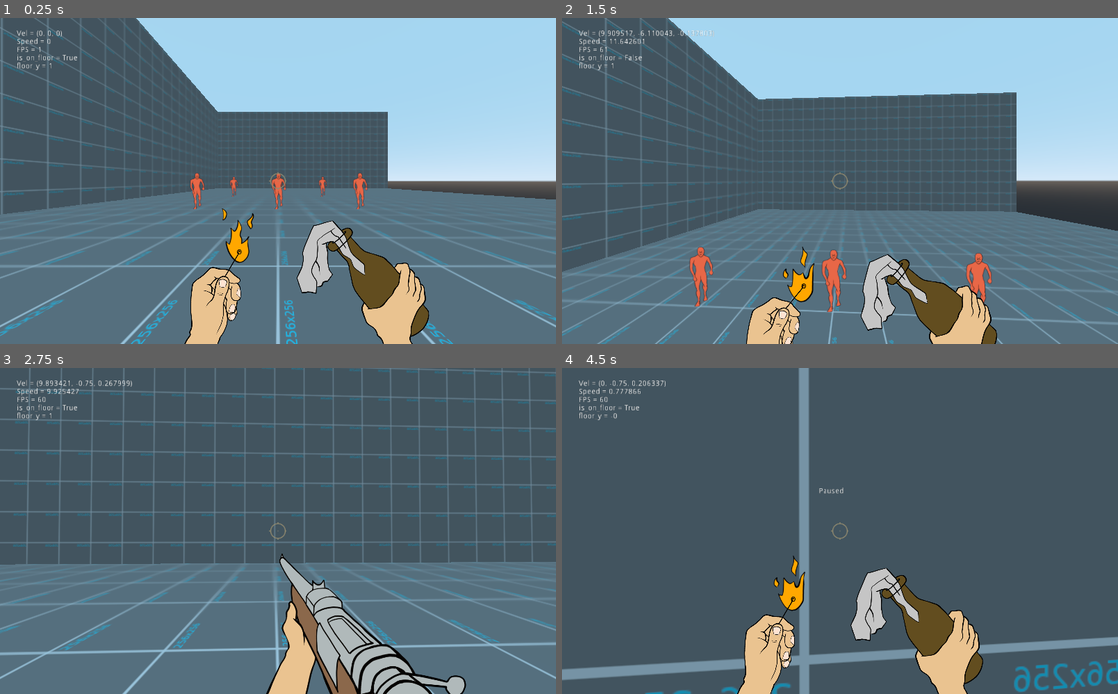
Above: before the commit, frames 1-4 (two rows, left to right).
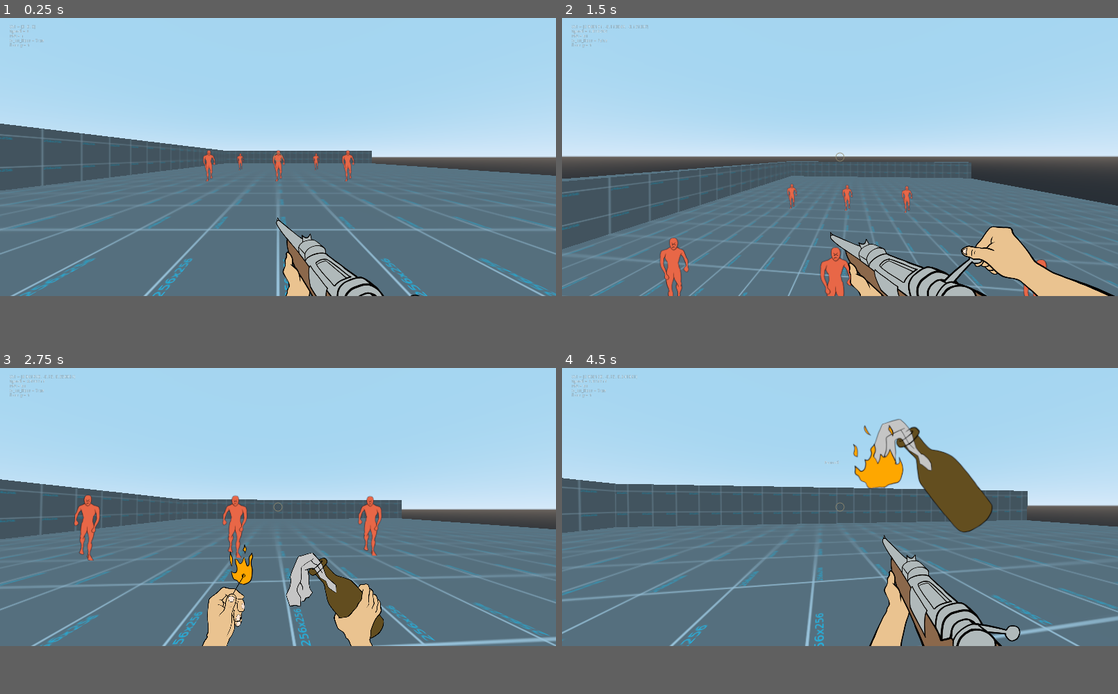
Above: after the commit, the same moments.

Repository: charliedavenport/FPS_Project
Game: Godot game, scene res://Level/Level.tscn
Same seed, same stepped clock (60 frames per second), same inputs: the game is played once before the commit and once after it.
Inputs (mouse positions are in pixels of both pictures, inside the frame that each line leads up to):
- Up to frame 1 (0.25 s): no input
- Up to frame 2 (1.5 s): move the mouse to (867, 181) at 0.52 s; press the mouse at (867, 181) at 0.53 s; hold W (forward) from 0.53 s (still down); tap Space (jump) at 0.77 s; tap 1 (weapon_1) at 0.8, 1.35 s; move the mouse to (812, 181) at 1.27 s; release the mouse at (812, 181) at 1.28 s
- Up to frame 3 (2.75 s): keep holding W (forward); tap Space (jump) at 1.52 s; tap 2 (weapon_2) at 1.55 s; move the mouse to (289, 524) at 2.02 s; hold 2 (weapon_2) from 2.03 s (still down); tap 3 (weapon_3) at 2.3 s
- Up to frame 4 (4.5 s): move the mouse to (834, 537) at 2.77 s; release 2 (weapon_2) at 2.78 s; tap 3 (weapon_3) at 2.85 s; tap Space (jump) at 3.02, 3.77 s; click (834, 537) at 3.05 s; move the mouse to (878, 534) at 3.52 s; press the mouse at (878, 534) at 3.53 s; tap 1 (weapon_1) at 3.8, 4.35 s; tap Escape (pause) at 4.15 s; move the mouse to (673, 482) at 4.27 s; release W (forward) at 4.28 s; release the mouse at (673, 482) at 4.28 s; hold A (left) from 4.28 s (still down)
In our replay, the window is 800x469 before the commit and 800x400 after it. These sizes can differ from the game's own. Grey fills any space a smaller window leaves; there, only what the larger window draws over its background counts as a difference.

The runs differ from the first frame. In frame 1, 36% of the frame differs, in the area x 0-100%, y 0-100%; in frame 2, 46%; in frame 3, 66%; in frame 4, 82%.

Commit message:
Bolt Rifle shoots a raycast

Diff:
--- a/Enemy/Enemy.gd
+++ b/Enemy/Enemy.gd
@@ -1,4 +1,5 @@
 extends KinematicBody
+class_name Enemy
 
 export var MAX_HEALTH: float = 100.0
 export var fire_dmg: float = 5.0
--- a/Enemy/Enemy.tscn
+++ b/Enemy/Enemy.tscn
@@ -1,7 +1,7 @@
 [gd_scene load_steps=14 format=2]
 
 [ext_resource path="res://Enemy/Enemy.gd" type="Script" id=1]
-[ext_resource path="res://Assets/Sprites/fire_spritesheet_color.png" type="Texture" id=2]
+[ext_resource path="res://Assets/Sprites/fire_spritesheet_color_enemy.png" type="Texture" id=2]
 [ext_resource path="res://Assets/Enemy.tres" type="Material" id=3]
 [ext_resource path="res://Assets/Sprites/enemy_spritesheet.png" type="Texture" id=5]
 
--- a/Level/Level.tscn
+++ b/Level/Level.tscn
@@ -51,15 +51,15 @@
 material = ExtResource( 3 )
 
 [node name="CSGBox4" type="CSGBox" parent="CSGCombiner"]
-transform = Transform( -5.71644e-08, 6.87044, 0, -1.30777, -3.00316e-07, 0, 0, 0, 1.67741, 23.5224, 5.67798, 0 )
-width = 8.22033
+transform = Transform( -5.71644e-08, 6.87044, 0, -1.30777, -3.00316e-07, 0, 0, 0, 1.67741, 23.5224, 1.32069, 0 )
+width = 1.56568
 height = 0.153087
 depth = 14.8809
 material = ExtResource( 3 )
 
 [node name="CSGBox5" type="CSGBox" parent="CSGCombiner"]
-transform = Transform( 2.49874e-15, -3.00316e-07, -1.67741, -1.30777, -3.00316e-07, 0, -5.71644e-08, 6.87044, -7.33219e-08, 7.90704, 5.67798, -12 )
-width = 8.22033
+transform = Transform( 2.49874e-15, -3.00316e-07, -1.67741, -1.30777, -3.00316e-07, 0, -5.71644e-08, 6.87044, -7.33219e-08, 7.90704, 1.32069, -12 )
+width = 1.56774
 height = 0.153087
 depth = 19.0448
 material = ExtResource( 3 )
@@ -95,12 +95,18 @@
 
 [node name="CSGPolygon2" type="CSGPolygon" parent="CSGCombiner"]
 transform = Transform( -4.73601e-07, 0, -31.3912, 0, 1.5611, 0, 5.0156, 0, -6.35196e-07, -7.43914, -2.34627, 12.3962 )
-polygon = PoolVector2Array( 0.0250034, -0.936854, 0.0144687, 1.66061, 2.05165, -0.96831 )
+polygon = PoolVector2Array( 0.0250034, -0.936854, 0.0123339, 1.68437, 2.05165, -0.96831 )
 material = ExtResource( 3 )
 
 [node name="Player" parent="." instance=ExtResource( 1 )]
 transform = Transform( -4.37114e-08, 0, 1, 0, 1, 0, -1, 0, -4.37114e-08, 0, 0.399921, -3 )
 look_sens = 0.001
+
+[node name="PlayerHands" parent="Player/PlayerHUD" index="0"]
+margin_left = 960.0
+margin_top = 1080.0
+margin_right = 960.0
+margin_bottom = 1080.0
 
 [node name="Enemy2" parent="." instance=ExtResource( 4 )]
 transform = Transform( 0.5, 0, 0, 0, 0.5, 0, 0, 0, 0.5, 6, 0.304732, 0 )
--- a/Molotov/MolotovProjectile.gd
+++ b/Molotov/MolotovProjectile.gd
@@ -1,4 +1,5 @@
 extends KinematicBody
+class_name MolotovProjectile
 
 const GRAVITY : float = 10.0
 const MIN_SPEED: float = 8.0
@@ -36,7 +37,7 @@
 	$AnimationPlayer.play("explosion") # -> on_explosion_end()
 	var bodies = $FireArea.get_overlapping_bodies()
 	for bod in bodies:
-		if bod.get_collision_layer() == 8: # Enemy = Layer 3 -> 2^3 = 8  I FUCKING HATE BITMASKS
+		if bod is Enemy:
 			#bod.damage(dmg)
 			bod.fire_damage()
 
--- a/Molotov/MolotovWeapon.gd
+++ b/Molotov/MolotovWeapon.gd
@@ -5,9 +5,7 @@
 onready var anim = get_node("MolotovAnim")
 onready var playerHUD = get_node("../..")
 
-
 var molotov_charge: float
-
 var explosion_secret: bool
 
 func enable() -> void:
@@ -18,16 +16,10 @@
 	explosion_secret = false
 
 func _process(delta):
-	process_hand_anim()
-
-func process_hand_anim() -> void:
 	if anim.current_animation == "molotov_idle" and Input.is_action_just_pressed("fire"):
 		anim.stop()
 		anim.play("light_molotov") # -> on_light_molotov_end()
 
-# ********************************************************************
-# FIRE MOLOTOV
-# ********************************************************************
 func molotov_fire() -> void:
 	anim.stop()
 	anim.play("throw_molotov_hold")
@@ -51,9 +43,6 @@
 			playerHUD.molotovChargeBar.value = molotov_charge
 			yield(get_tree(), "idle_frame")
 
-# ********************************************************************
-# ANIMATION PLAYER
-# ********************************************************************
 func on_light_molotov_end() -> void:
 	anim.stop()
 	if Input.is_action_pressed("fire"):
--- a/Player/BoltRifleWeapon.gd
+++ b/Player/BoltRifleWeapon.gd
@@ -3,13 +3,20 @@
 
 onready var anim = get_node("BoltRifleAnim")
 
+const dmg = 75
+
+signal BoltRifleShoot(dmg)
+
 func enable() -> void:
+	if not anim:
+		anim = get_node("BoltRifleAnim")
 	anim.play("equip")
 
 func _process(delta):
 	if anim.current_animation == "Idle" and Input.is_action_just_pressed("fire"):
 		anim.stop()
 		anim.play("shoot")
+		emit_signal("BoltRifleShoot", dmg)
 
 func on_shoot_finished() -> void:
 	anim.play("bolt")
--- a/Player/PauseManager.gd
+++ b/Player/PauseManager.gd
@@ -6,6 +6,8 @@
 	pausedText.visible = false
 
 func _process(delta):
+	if Input.is_action_just_pressed("quit"):
+		get_tree().quit()
 	if Input.is_action_just_pressed("pause"):
 		if get_tree().paused:
 			#print("unpausing")
--- a/Player/Player.gd
+++ b/Player/Player.gd
@@ -1,7 +1,7 @@
 extends KinematicBody
 class_name Player
 
-export var move_speed: float = 10.0
+const move_speed: float = 5.0
 export var look_sens: float = .01
 export var accel: float = 5.0
 export var deaccel: float = 10.0
@@ -26,9 +26,11 @@
 var vertical_rot: float
 
 onready var cam = get_node("Camera")
+onready var cam_ray = get_node("Camera/RayCast")
 onready var jump_timer = get_node("JumpTimer")
 onready var molotov_scene = preload("res://Molotov/MolotovProjectile.tscn")
 onready var molotov_spawn = get_node("Camera/MolotovSpawn")
+onready var weapon_manager = get_node("WeaponManager")
 
 func _ready():
 	vel = Vector3.ZERO
@@ -36,6 +38,7 @@
 	Input.set_mouse_mode(Input.MOUSE_MODE_CAPTURED)
 	is_jump_cooldown = false
 	jump_timer.connect("timeout", self, "on_jump_cooldown")
+	weapon_manager.get_weapon_by_name("Bolt Rifle").root_node.connect("BoltRifleShoot", self, "shoot_ray")
 	is_returning_weapon_center = false
 	min_floor_y = sin((PI/2) - deg2rad(max_floor_angle)) # i <3 trig
 	vertical_rot = self.transform.basis.get_euler().x
@@ -129,3 +132,13 @@
 	var molotov_inst = molotov_scene.instance()
 	get_tree().root.add_child(molotov_inst)
 	molotov_inst.start(molotov_spawn.global_transform, speed, player_forward_vel)
+
+func shoot_ray(dmg: float) -> void:
+	cam_ray.force_raycast_update()
+	if not cam_ray.is_colliding():
+		return
+	var col = cam_ray.get_collider()
+	if col is Enemy:
+		col.damage(dmg)
+	elif col is MolotovProjectile:
+		col.explode()
--- a/Player/Player.tscn
+++ b/Player/Player.tscn
@@ -26,6 +26,9 @@
 
 [sub_resource type="CapsuleMesh" id=2]
 
+[sub_resource type="Animation" id=15]
+length = 0.001
+
 [sub_resource type="Animation" id=8]
 tracks/0/type = "value"
 tracks/0/path = NodePath("PlayerHUD/PlayerHands:rect_position")
@@ -37,7 +40,7 @@
 "times": PoolRealArray( 0 ),
 "transitions": PoolRealArray( 1 ),
 "update": 0,
-"values": [ Vector2( 512, 600 ) ]
+"values": [ Vector2( 900, 900 ) ]
 }
 
 [sub_resource type="Animation" id=9]
@@ -50,15 +53,16 @@
 tracks/0/imported = false
 tracks/0/enabled = true
 tracks/0/keys = {
-"times": PoolRealArray( 0, 0.2, 0.4, 0.401, 0.6 ),
-"transitions": PoolRealArray( 1, 1, 1, 1, 1 ),
-"update": 0,
-"values": [ Vector2( 512, 600 ), Vector2( 470, 575.459 ), Vector2( 512, 600 ), Vector2( 512, 600 ), Vector2( 554, 575.459 ) ]
+"times": PoolRealArray( 0, 0.2, 0.4, 0.6 ),
+"transitions": PoolRealArray( 1, 1, 1, 1 ),
+"update": 0,
+"values": [ Vector2( 900, 900 ), Vector2( 850, 870 ), Vector2( 900, 900 ), Vector2( 950, 870 ) ]
 }
 
 [sub_resource type="Animation" id=10]
 resource_name = "Idle"
 loop = true
+step = 1.0
 tracks/0/type = "value"
 tracks/0/path = NodePath("GunHand/MuzzleFlashSprite:visible")
 tracks/0/interp = 1
@@ -81,7 +85,7 @@
 "times": PoolRealArray( 0 ),
 "transitions": PoolRealArray( 1 ),
 "update": 0,
-"values": [ Vector2( 175.531, -104.336 ) ]
+"values": [ Vector2( 253.242, -152.872 ) ]
 }
 tracks/2/type = "value"
 tracks/2/path = NodePath("GunHand/BoltSprite:position")
@@ -305,7 +309,6 @@
 
 [sub_resource type="Animation" id=13]
 resource_name = "bolt"
-length = 0.8125
 step = 0.0625
 tracks/0/type = "value"
 tracks/0/path = NodePath("GunHand:rect_position")
@@ -314,10 +317,10 @@
 tracks/0/imported = false
 tracks/0/enabled = true
 tracks/0/keys = {
-"times": PoolRealArray( 0, 0.1875, 0.625, 0.8125 ),
+"times": PoolRealArray( 0, 0.1875, 0.8125, 1 ),
 "transitions": PoolRealArray( 1, 1, 1, 1 ),
 "update": 0,
-"values": [ Vector2( 175.531, -104.336 ), Vector2( 158.346, -57.6918 ), Vector2( 158.346, -57.6918 ), Vector2( 175.531, -104.336 ) ]
+"values": [ Vector2( 253.242, -152.872 ), Vector2( 158.346, -57.6918 ), Vector2( 158.346, -57.6918 ), Vector2( 253.242, -152.872 ) ]
 }
 tracks/1/type = "value"
 tracks/1/path = NodePath("GunHand:rect_rotation")
@@ -326,7 +329,7 @@
 tracks/1/imported = false
 tracks/1/enabled = true
 tracks/1/keys = {
-"times": PoolRealArray( 0, 0.1875, 0.625, 0.8125 ),
+"times": PoolRealArray( 0, 0.1875, 0.8125, 1 ),
 "transitions": PoolRealArray( 1, 1, 1, 1 ),
 "update": 0,
 "values": [ 0.0, -21.4656, -21.4656, 0.0 ]
@@ -338,10 +341,10 @@
 tracks/2/imported = false
 tracks/2/enabled = true
 tracks/2/keys = {
-"times": PoolRealArray( 0, 0.1875, 0.3125, 0.375, 0.5, 0.625, 0.8125 ),
-"transitions": PoolRealArray( 1, 1, 1, 1, 1, 1, 1 ),
-"update": 0,
-"values": [ Vector2( 784.249, 251.706 ), Vector2( 682.482, 46.6444 ), Vector2( 665.01, -49.9111 ), Vector2( 710.801, -20.6834 ), Vector2( 665.01, -49.9111 ), Vector2( 682.482, 46.6444 ), Vector2( 784.249, 251.706 ) ]
+"times": PoolRealArray( 0, 0.1875, 0.3125, 0.375, 0.4375, 0.5625, 0.75, 0.8125, 1 ),
+"transitions": PoolRealArray( 1, 1, 1, 1, 1, 1, 1, 1, 1 ),
+"update": 0,
+"values": [ Vector2( 998.586, 302.367 ), Vector2( 682.482, 46.6444 ), Vector2( 665.01, -49.9111 ), Vector2( 665.01, -49.9111 ), Vector2( 710.801, -20.6834 ), Vector2( 710.801, -20.6834 ), Vector2( 665.01, -49.9111 ), Vector2( 682.482, 46.6444 ), Vector2( 998.586, 302.367 ) ]
 }
 tracks/3/type = "value"
 tracks/3/path = NodePath("RightHand:rect_rotation")
@@ -350,10 +353,10 @@
 tracks/3/imported = false
 tracks/3/enabled = true
 tracks/3/keys = {
-"times": PoolRealArray( 0, 0.1875, 0.3125, 0.5, 0.625, 0.8125 ),
-"transitions": PoolRealArray( 1, 1, 1, 1, 1, 1 ),
-"update": 0,
-"values": [ 0.0, -16.5965, -24.1298, -24.1298, -16.5965, 0.0 ]
+"times": PoolRealArray( 0, 0.1875, 0.3125, 0.375, 0.75, 0.8125, 1 ),
+"transitions": PoolRealArray( 1, 1, 1, 1, 1, 1, 1 ),
+"update": 0,
+"values": [ 0.0, -16.5965, -24.1298, -24.1298, -24.1298, -16.5965, 0.0 ]
 }
 tracks/4/type = "value"
 tracks/4/path = NodePath("GunHand/BoltSprite:position")
@@ -362,10 +365,10 @@
 tracks/4/imported = false
 tracks/4/enabled = true
 tracks/4/keys = {
-"times": PoolRealArray( 0, 0.1875, 0.3125, 0.375, 0.5, 0.625, 0.8125 ),
-"transitions": PoolRealArray( 1, 1, 1, 1, 1, 1, 1 ),
-"update": 0,
-"values": [ Vector2( 241.908, 108.877 ), Vector2( 241.908, 108.877 ), Vector2( 239.752, 61.588 ), Vector2( 271.671, 105.545 ), Vector2( 239.752, 61.588 ), Vector2( 241.908, 108.877 ), Vector2( 241.908, 108.877 ) ]
+"times": PoolRealArray( 0, 0.1875, 0.3125, 0.375, 0.4375, 0.5625, 0.75, 0.8125, 1 ),
+"transitions": PoolRealArray( 1, 1, 1, 1, 1, 1, 1, 1, 1 ),
+"update": 0,
+"values": [ Vector2( 241.908, 108.877 ), Vector2( 241.908, 108.877 ), Vector2( 239.752, 61.588 ), Vector2( 239.752, 61.588 ), Vector2( 271.671, 105.545 ), Vector2( 271.671, 105.545 ), Vector2( 239.752, 61.588 ), Vector2( 241.908, 108.877 ), Vector2( 241.908, 108.877 ) ]
 }
 tracks/5/type = "value"
 tracks/5/path = NodePath("GunHand/BoltSprite:rotation_degrees")
@@ -374,10 +377,10 @@
 tracks/5/imported = false
 tracks/5/enabled = true
 tracks/5/keys = {
-"times": PoolRealArray( 0, 0.1875, 0.3125, 0.5, 0.625, 0.8125 ),
-"transitions": PoolRealArray( 1, 1, 1, 1, 1, 1 ),
-"update": 0,
-"values": [ 0.0, 0.0, -30.3694, -30.3694, 0.0, 0.0 ]
+"times": PoolRealArray( 0, 0.1875, 0.3125, 0.375, 0.75, 0.8125, 1 ),
+"transitions": PoolRealArray( 1, 1, 1, 1, 1, 1, 1 ),
+"update": 0,
+"values": [ 0.0, 0.0, -30.3694, -30.3694, -30.3694, 0.0, 0.0 ]
 }
 tracks/6/type = "value"
 tracks/6/path = NodePath("GunHand/BoltActionSprite:position")
@@ -386,10 +389,10 @@
 tracks/6/imported = false
 tracks/6/enabled = true
 tracks/6/keys = {
-"times": PoolRealArray( 0, 0.3125, 0.375, 0.5, 0.8125 ),
-"transitions": PoolRealArray( 1, 1, 1, 1, 1 ),
-"update": 0,
-"values": [ Vector2( 148.739, 107.432 ), Vector2( 148.739, 107.432 ), Vector2( 180.657, 151.389 ), Vector2( 148.739, 107.432 ), Vector2( 148.739, 107.432 ) ]
+"times": PoolRealArray( 0, 0.3125, 0.375, 0.4375, 0.5625, 0.75, 1 ),
+"transitions": PoolRealArray( 1, 1, 1, 1, 1, 1, 1 ),
+"update": 0,
+"values": [ Vector2( 148.739, 107.432 ), Vector2( 148.739, 107.432 ), Vector2( 148.739, 107.432 ), Vector2( 180.657, 151.389 ), Vector2( 180.657, 151.389 ), Vector2( 148.739, 107.432 ), Vector2( 148.739, 107.432 ) ]
 }
 tracks/7/type = "value"
 tracks/7/path = NodePath("GunHand/BoltActionSprite:rotation_degrees")
@@ -398,7 +401,7 @@
 tracks/7/imported = false
 tracks/7/enabled = true
 tracks/7/keys = {
-"times": PoolRealArray( 0, 0.5, 0.8125 ),
+"times": PoolRealArray( 0, 0.75, 1 ),
 "transitions": PoolRealArray( 1, 1, 1 ),
 "update": 0,
 "values": [ 0.0, 0.0, 0.0 ]
@@ -410,7 +413,7 @@
 tracks/8/imported = false
 tracks/8/enabled = true
 tracks/8/keys = {
-"times": PoolRealArray( 0.8125 ),
+"times": PoolRealArray( 1 ),
 "transitions": PoolRealArray( 1 ),
 "values": [ {
 "args": [  ],
@@ -424,7 +427,7 @@
 tracks/9/imported = false
 tracks/9/enabled = true
 tracks/9/keys = {
-"times": PoolRealArray( 0, 0.8125 ),
+"times": PoolRealArray( 0, 1 ),
 "transitions": PoolRealArray( 1, 1 ),
 "update": 1,
 "values": [ true, false ]
@@ -524,7 +527,7 @@
 "times": PoolRealArray( 0, 0.0625, 0.1875 ),
 "transitions": PoolRealArray( 1, 1, 1 ),
 "update": 0,
-"values": [ Vector2( 175.531, -104.336 ), Vector2( 211.128, -111.701 ), Vector2( 175.531, -104.336 ) ]
+"values": [ Vector2( 253.242, -152.872 ), Vector2( 332.936, -190.079 ), Vector2( 253.242, -152.872 ) ]
 }
 
 [sub_resource type="Animation" id=3]
@@ -1060,6 +1063,11 @@
 [node name="MolotovSpawn" type="Spatial" parent="Camera"]
 transform = Transform( -1, -6.30363e-08, 1.37208e-07, 0, 0.90869, 0.417471, -1.50996e-07, 0.417471, -0.90869, 0.243513, 0.0432999, -0.649571 )
 
+[node name="RayCast" type="RayCast" parent="Camera"]
+enabled = true
+cast_to = Vector3( 0, 0, -100 )
+collision_mask = 14
+
 [node name="MeshInstance" type="MeshInstance" parent="."]
 transform = Transform( 0.410807, 0, 0, 0, -1.82704e-08, -0.417978, 0, 0.407516, -1.78131e-08, 0, 0.681093, 0 )
 visible = false
@@ -1077,7 +1085,6 @@
 anchor_top = 1.0
 anchor_right = 0.5
 anchor_bottom = 1.0
-rect_scale = Vector2( 0.768949, 0.768949 )
 script = ExtResource( 11 )
 __meta__ = {
 "_edit_use_anchors_": false
@@ -1085,6 +1092,8 @@
 
 [node name="WeaponSwayAnimator" type="AnimationPlayer" parent="PlayerHUD/PlayerHands"]
 root_node = NodePath("../../..")
+autoplay = "still"
+anims/RESET = SubResource( 15 )
 anims/still = SubResource( 8 )
 anims/weapon_sway = SubResource( 9 )
 
@@ -1151,7 +1160,7 @@
 margin_left = 682.482
 margin_top = 46.6444
 margin_right = 722.482
-margin_bottom = 86.6445
+margin_bottom = 86.6448
 rect_rotation = -16.5965
 __meta__ = {
 "_edit_use_anchors_": false
@@ -1250,10 +1259,14 @@
 [node name="PausedText" type="RichTextLabel" parent="PlayerHUD"]
 pause_mode = 2
 visible = false
-margin_left = 472.584
-margin_top = 220.315
-margin_right = 571.723
-margin_bottom = 260.315
+anchor_left = 0.5
+anchor_top = 0.5
+anchor_right = 0.5
+anchor_bottom = 0.5
+margin_left = -49.57
+margin_top = -150.0
+margin_right = 49.569
+margin_bottom = -110.0
 text = "Paused"
 __meta__ = {
 "_edit_use_anchors_": false
@@ -1271,10 +1284,14 @@
 
 [node name="MolotovChargeBar" type="ProgressBar" parent="PlayerHUD"]
 visible = false
-margin_left = 450.216
-margin_top = 324.878
-margin_right = 570.216
-margin_bottom = 338.878
+anchor_left = 0.5
+anchor_top = 0.5
+anchor_right = 0.5
+anchor_bottom = 0.5
+margin_left = -60.0
+margin_top = 50.0
+margin_right = 60.0
+margin_bottom = 64.0
 __meta__ = {
 "_edit_use_anchors_": false
 }
--- a/Player/PlayerHands.gd
+++ b/Player/PlayerHands.gd
@@ -5,6 +5,10 @@
 onready var weaponSwayAnim = get_node("WeaponSwayAnimator")
 
 var is_returning_weapon_center: bool
+var hand_resting_loc: Vector2
+
+func _ready():
+	hand_resting_loc = Vector2(get_viewport_rect().size.x / 2.0, get_viewport_rect().size.y)
 
 func _process(delta):
 	process_weapon_sway()
@@ -30,13 +34,13 @@
 		is_returning_weapon_center = false
 
 func return_weapon_to_center() -> void:
-	var target = Vector2(512,600)
+	var target = hand_resting_loc
 	while rect_position.distance_to(target) > 1.0:
 		rect_position = rect_position.linear_interpolate(target, 0.25)
 		yield(get_tree(), "idle_frame")
 	return
 
 func wait_for_weapon_to_center() -> void:
-	var target = Vector2(512,600)
+	var target = hand_resting_loc
 	while rect_position.distance_to(target) > 1.0:
 		yield(get_tree(), "idle_frame")
--- a/Player/WeaponManager.gd
+++ b/Player/WeaponManager.gd
@@ -14,20 +14,20 @@
 func _ready() -> void:
 	var molotov_node = get_node("../PlayerHUD/PlayerHands/MolotovWeapon")
 	var bolt_rifle_node = get_node("../PlayerHUD/PlayerHands/BoltRifleWeapon")
-	weapons = [WeaponInfo.new("Molotov", molotov_node), \
-			   WeaponInfo.new("Bolt Rifle", bolt_rifle_node)]
-	active_weapon = 0
+	weapons = [WeaponInfo.new("Bolt Rifle", bolt_rifle_node),\
+			   WeaponInfo.new("Molotov", molotov_node)]
+	yield(get_tree(), "idle_frame")
 	hide_all()
-	select_weapon(active_weapon)
+	active_weapon = -1
+	select_weapon(0)
 
 func hide_all() -> void:
 	for w in weapons:
 		w.root_node.visible = false
 		w.root_node.set_process(false)
 
-
 func select_weapon(_index: int) -> void:
-	if _index >= len(weapons):
+	if _index >= len(weapons) or _index == active_weapon:
 		return
 	weapons[active_weapon].root_node.set_process(false)
 	weapons[active_weapon].root_node.visible = false
@@ -36,6 +36,12 @@
 	weapons[active_weapon].root_node.visible = true
 	weapons[active_weapon].root_node.enable()
 
+func get_weapon_by_name(_name: String) -> WeaponInfo:
+	for w in weapons:
+		if w.name.to_lower() == _name.to_lower():
+			return w
+	return null
+
 func _input(event):
 	if event.is_action_pressed("weapon_1"):
 		select_weapon(0)
--- a/project.godot
+++ b/project.godot
@@ -13,6 +13,16 @@
 "class": "BoltRifleWeapon",
 "language": "GDScript",
 "path": "res://Player/BoltRifleWeapon.gd"
+}, {
+"base": "KinematicBody",
+"class": "Enemy",
+"language": "GDScript",
+"path": "res://Enemy/Enemy.gd"
+}, {
+"base": "KinematicBody",
+"class": "MolotovProjectile",
+"language": "GDScript",
+"path": "res://Molotov/MolotovProjectile.gd"
 }, {
 "base": "Control",
 "class": "MolotovWeapon",
@@ -41,6 +51,8 @@
 } ]
 _global_script_class_icons={
 "BoltRifleWeapon": "",
+"Enemy": "",
+"MolotovProjectile": "",
 "MolotovWeapon": "",
 "Player": "",
 "PlayerHUD": "",
@@ -60,6 +72,8 @@
 
 [display]
 
+window/size/width=1800
+window/size/height=900
 window/vsync/use_vsync=false
 window/stretch/mode="2d"
 window/stretch/aspect="expand"
@@ -126,6 +140,11 @@
 "events": [ Object(InputEventKey,"resource_local_to_scene":false,"resource_name":"","device":0,"alt":false,"shift":false,"control":false,"meta":false,"command":false,"pressed":false,"scancode":53,"physical_scancode":0,"unicode":0,"echo":false,"script":null)
  ]
 }
+quit={
+"deadzone": 0.5,
+"events": [ Object(InputEventKey,"resource_local_to_scene":false,"resource_name":"","device":0,"alt":false,"shift":false,"control":false,"meta":false,"command":false,"pressed":false,"scancode":81,"physical_scancode":0,"unicode":0,"echo":false,"script":null)
+ ]
+}
 
 [layer_names]
 
Binary file added: Assets/Sprites/fire_spritesheet_color_enemy.png
Not shown, added: Assets/Sprites/fire_spritesheet_color_enemy.png.import
Not shown: 1 places in Player/Player.tscn that only renumber resources
